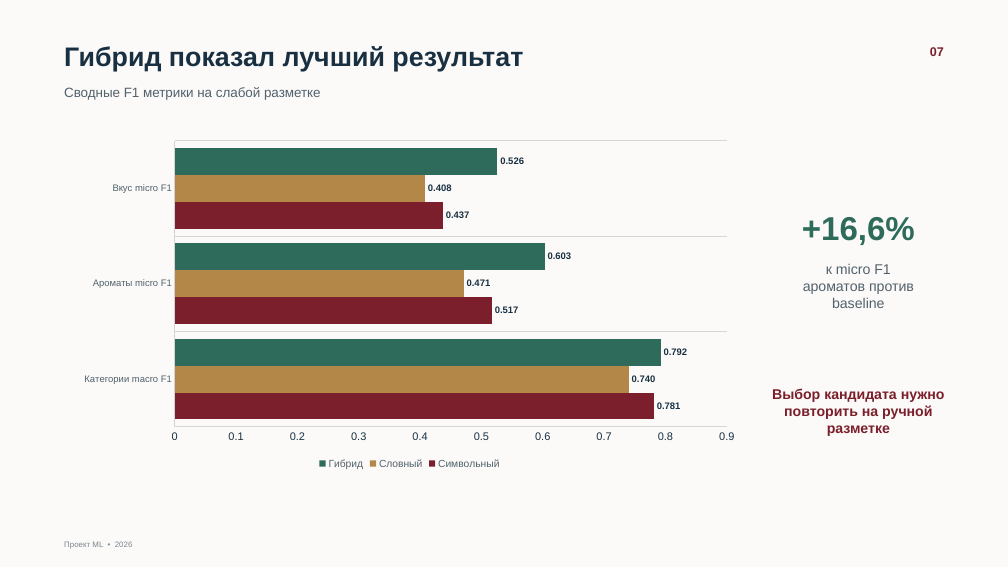
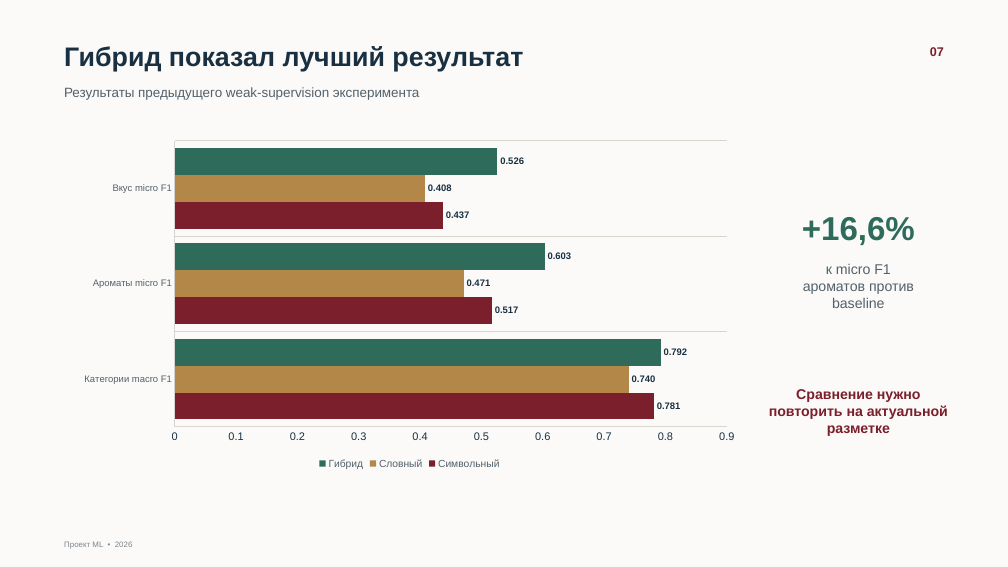
Before and after one commit to Daniil-fprog/netology_automatic_determination_wine_characteristics, a slide deck: slide 7 of presentations/wine_characteristics_defense_final.pptx. Drawn at 1008x567 pixels with LibreOffice and Linux fonts; fonts in the diff are those of the drawing. Boxes give left, top, right and bottom in pixels: in the first picture for what was removed or moved away, otherwise in the second. Text is boxed around its words. In the diff, an @@ line names an element or a change of style, - is before the commit and + after.

```diff
--- a/presentations/wine_characteristics_defense_final.pptx
+++ b/presentations/wine_characteristics_defense_final.pptx
@@ text at [64,87,420,100]: text changed @@
-Сводные F1 метрики на слабой разметке
+Результаты предыдущего weak-supervision эксперимента
@@ text at [769,389,948,436]: text changed @@
-Выбор кандидата нужно повторить на ручной разметке
+Сравнение нужно повторить на актуальной разметке
```
Also in this commit, not shown: 6 other slides changed, 10 other files.
